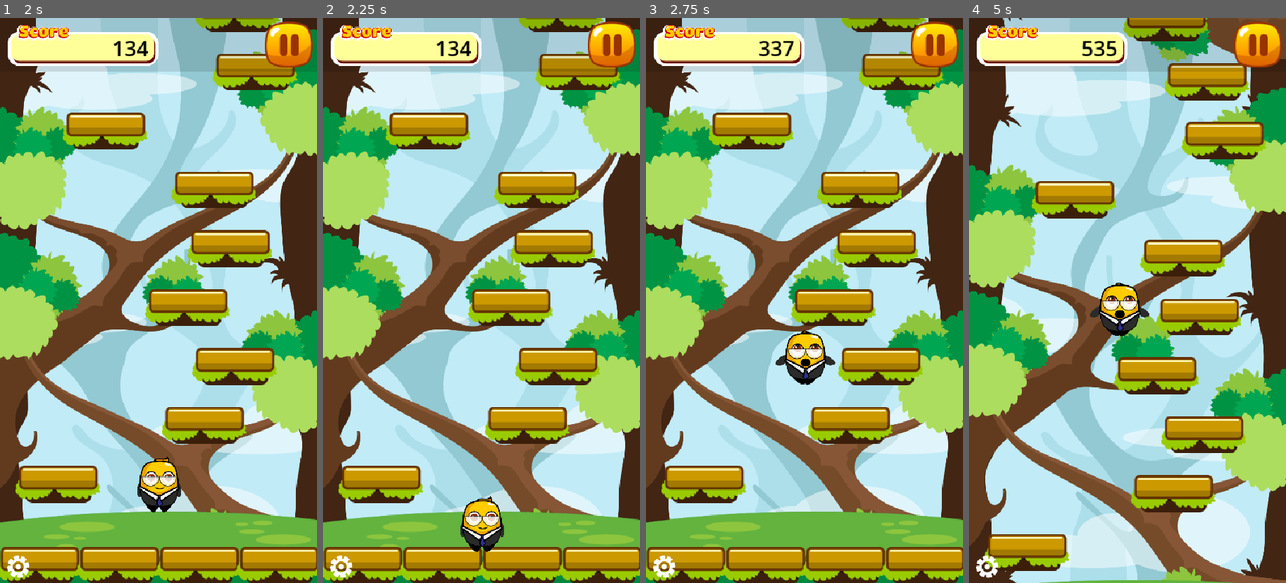
Above: before the commit, frames 1-4 (left to right).
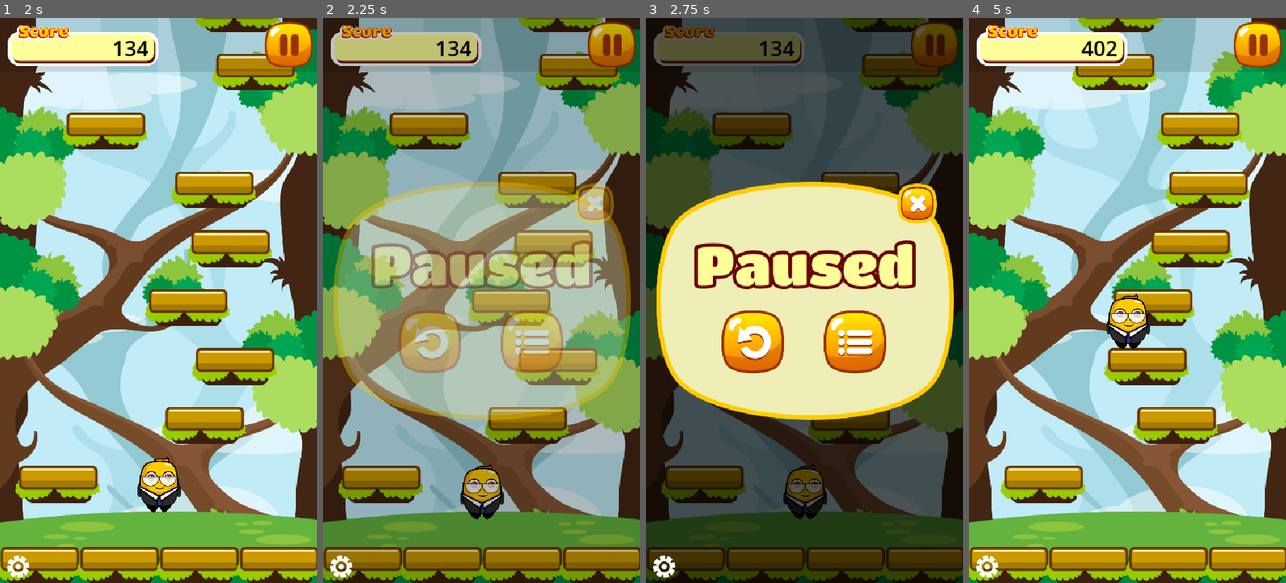
Above: after the commit, the same moments.

Repository: woliveiras/jumper-jam
Game: Godot game, scene res://scenes/main.tscn
Two runs of this game, one before a commit and one after it. Both use one fixed random seed, a clock stepped at 60 frames per second and the inputs below.
Inputs (mouse positions are in pixels of both pictures, inside the frame that each line leads up to):
- Up to frame 1 (2 s): hold D (move_right) 0.53-1.25 s; click (158, 357) at 1.25 s
- Up to frame 2 (2.25 s): click (611, 46) at 2 s
- Up to frame 3 (2.75 s): no input
- Up to frame 4 (5 s): click (1073, 340) at 2.77 s; hold A (move_left) 3.53-4.28 s; hold D (move_right) from 4.28 s (still down)

Frame 1 is identical in both runs. In frame 2, 91% of the frame differs, in the area x 0-100%, y 0-100%; in frame 3, 100%; in frame 4, 69%.

Commit message:
add pause game

Diff:
--- a/scenes/hud.tscn
+++ b/scenes/hud.tscn
@@ -9,6 +9,7 @@
 font_color = Color(0, 0, 0, 1)
 
 [node name="HUD" type="Control"]
+process_mode = 3
 layout_mode = 3
 anchors_preset = 15
 anchor_right = 1.0
--- a/scenes/screens.tscn
+++ b/scenes/screens.tscn
@@ -9,6 +9,7 @@
 [sub_resource type="LabelSettings" id="LabelSettings_e6knl"]
 
 [node name="Screens" type="CanvasLayer"]
+process_mode = 3
 layer = 101
 script = ExtResource("1_lewgl")
 
--- a/scripts/base_screen.gd
+++ b/scripts/base_screen.gd
@@ -9,14 +9,14 @@
 
 func appear():
 	visible = true
-
 	var tween = get_tree().create_tween()
+	tween.set_pause_mode(tween.TWEEN_PAUSE_PROCESS)
 	tween.tween_property(self, "modulate:a", 1.0, fade_duration)
 	return tween
 
 func disappear():
 	get_tree().call_group("buttons", "set_disabled", true)
-
 	var tween = get_tree().create_tween()
+	tween.set_pause_mode(tween.TWEEN_PAUSE_PROCESS)
 	tween.tween_property(self, "modulate:a", 0.0, fade_duration)
 	return tween
--- a/scripts/game.gd
+++ b/scripts/game.gd
@@ -1,6 +1,7 @@
 extends Node2D
 
 signal player_died(score, highscore)
+signal pause_game
 
 @onready var level_generator = $LevelGenerator
 @onready var ground_sprite = $GroundSprite
@@ -36,6 +37,7 @@
 
 	hud.visible = false
 	hud.set_score(0)
+	hud.pause_game.connect(_on_hud_pause_game)
 	ground_sprite.visible = false
 	load_highscore()
 
@@ -48,7 +50,7 @@
 
 	if player != null:
 		if score < (viewport_size.y - player.global_position.y):
-			score = (viewport_size.y - player.global_position.y)
+			score = int(viewport_size.y - player.global_position.y)
 			hud.set_score(score)
 
 func new_game():
@@ -100,6 +102,7 @@
 	level_generator.reset_level()
 	ground_sprite.visible = false
 	hud.set_score(0)
+	hud.visible = false
 
 	if player != null:
 		player.queue_free()
@@ -122,3 +125,6 @@
 		file.close()
 	else:
 		highscore = 0
+
+func _on_hud_pause_game():
+	pause_game.emit()
--- a/scripts/hud.gd
+++ b/scripts/hud.gd
@@ -1,4 +1,6 @@
 extends Control
+
+signal pause_game
 
 @onready var top_bar = $TopBar
 @onready var top_bar_bg = $TopBarBG
@@ -16,7 +18,7 @@
 		top_bar_bg.size.y += safe_area_top
 
 func _on_pause_button_pressed() -> void:
-	pass # Replace with function body.
+	pause_game.emit()
 
 func set_score(new_score: int):
 	if score_label != null:
--- a/scripts/main.gd
+++ b/scripts/main.gd
@@ -3,18 +3,38 @@
 @onready var game = $Game
 @onready var screens = $Screens
 
+var is_game_in_progress = false
 
 func _ready() -> void:
+	DisplayServer.window_set_window_event_callback(_on_window_event)
 	screens.start_game.connect(_on_screens_start_game)
 	screens.delete_level.connect(_on_screens_delete_level)
 	game.player_died.connect(_on_game_player_died)
+	game.pause_game.connect(_on_game_pause_game)
 
 func _on_screens_start_game():
+	is_game_in_progress = true
 	game.new_game()
 
 func _on_screens_delete_level():
+	is_game_in_progress = false
 	game.reset_game()
 
 func _on_game_player_died(score, highscore):
+	is_game_in_progress = false
 	await(get_tree().create_timer(0.75).timeout)
 	screens.game_over(score, highscore)
+
+func _on_game_pause_game():
+	get_tree().paused = true
+	screens.pause_game()
+
+func _on_window_event(event):
+	match event:
+		DisplayServer.WINDOW_EVENT_FOCUS_IN:
+			pass
+		DisplayServer.WINDOW_EVENT_FOCUS_OUT:
+			if is_game_in_progress == true && !get_tree().paused:
+				_on_game_pause_game()
+		DisplayServer.WINDOW_EVENT_CLOSE_REQUEST:
+			get_tree().quit()
--- a/scripts/screens.gd
+++ b/scripts/screens.gd
@@ -39,11 +39,18 @@
 			await(get_tree().create_timer(0.5).timeout)
 			start_game.emit()
 		"PauseRetry":
-			change_screen(game_over_screen)
+			change_screen(null)
+			await(get_tree().create_timer(0.75).timeout)
+			get_tree().paused = false
+			start_game.emit()
 		"PauseBack":
-			change_screen(pause_screen)
+			change_screen(title_screen)
+			get_tree().paused = false
+			delete_level.emit()
 		"PauseClose":
-			change_screen(pause_screen)
+			change_screen(null)
+			await(get_tree().create_timer(0.75).timeout)
+			get_tree().paused = false
 		"GameOverRetry":
 			change_screen(null)
 			await(get_tree().create_timer(0.5).timeout)
@@ -68,3 +75,6 @@
 	game_over_score_label.text = "Score: " + str(score)
 	game_over_highscore_label.text = "Best: " + str(highscore)
 	change_screen(game_over_screen)
+
+func pause_game():
+	change_screen(pause_screen)
